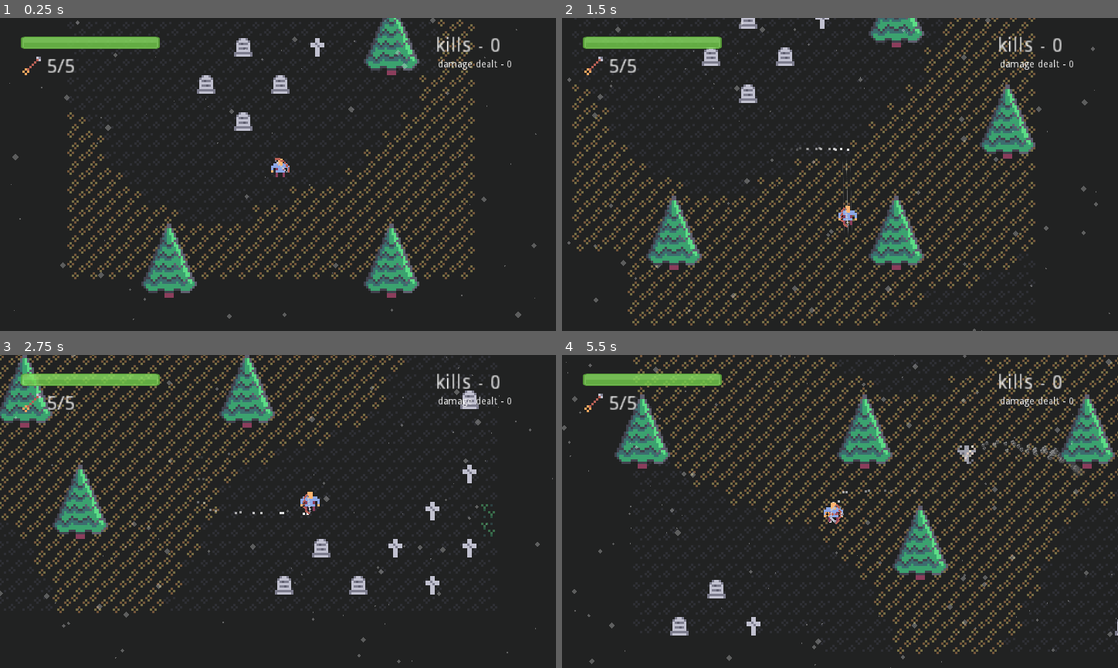
Above: before the commit, frames 1-4 (two rows, left to right).
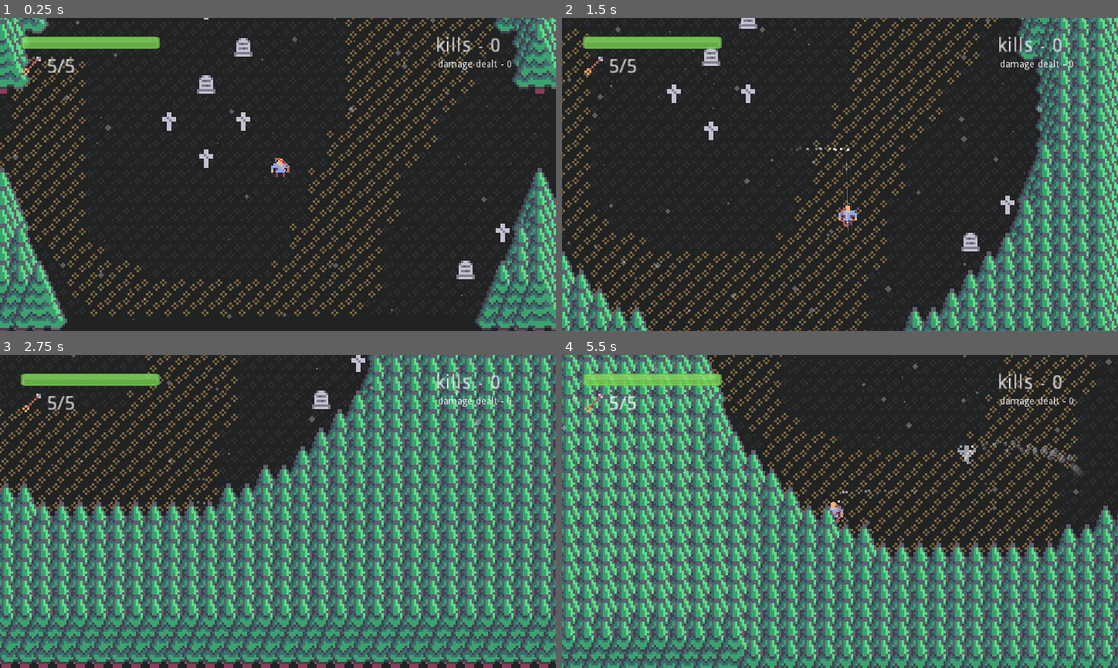
Above: after the commit, the same moments.

Repository: Ariorick/ArcherGame
Game: Godot game, scene res://src/Main.tscn
The game is run twice, just before and just after one commit, with the same random seed, the same clock (stepped at 60 frames per second) and the same inputs.
Inputs (mouse positions are in pixels of both pictures, inside the frame that each line leads up to):
- Up to frame 1 (0.25 s): no input
- Up to frame 2 (1.5 s): move the mouse to (962, 158) at 0.52 s; hold Right (right) 0.53-1.28 s; click (962, 158) at 0.6 s; move the mouse to (728, 190) at 1.27 s; hold Down (down) from 1.28 s (still down); tap Space (dash) at 1.35 s
- Up to frame 3 (2.75 s): move the mouse to (333, 442) at 2.02 s; release Down (down) at 2.03 s; hold Right (right) from 2.03 s (still down); right-click (333, 442) at 2.1 s
- Up to frame 4 (5.5 s): move the mouse to (812, 574) at 2.77 s; release Right (right) at 2.78 s; hold Up (up) 2.78-3.53 s; click (812, 574) at 2.85 s; move the mouse to (1006, 558) at 3.52 s; hold Left (left) 3.53-5.03 s; tap Space (dash) at 3.6 s; move the mouse to (673, 464) at 4.27 s; right-click (673, 464) at 4.35 s; move the mouse to (867, 511) at 5.02 s; hold Down (down) from 5.03 s (still down); click (867, 511) at 5.1 s

The runs differ from the first frame. In frame 1, 21% of the frame differs, in the area x 0-100%, y 0-100%; in frame 2, 32%; in frame 3, 77%; in frame 4, 65%.

Commit message:
refactored level generation, added circle map creator

Diff:
--- a/project.godot
+++ b/project.godot
@@ -19,6 +19,11 @@
 "language": "GDScript",
 "path": "res://src/Enemy/Base/Brain.gd"
 }, {
+"base": "Reference",
+"class": "Circle",
+"language": "GDScript",
+"path": "res://src/MapCreator/Circle.gd"
+}, {
 "base": "Node2D",
 "class": "EnemyAction",
 "language": "GDScript",
@@ -122,6 +127,7 @@
 _global_script_class_icons={
 "Arrow": "",
 "Brain": "",
+"Circle": "",
 "EnemyAction": "",
 "EnemyBase": "",
 "FCT": "",
--- /dev/null
+++ b/src/Level/Background.gd
@@ -0,0 +1,69 @@
+extends TileMap
+
+const YELLOW_CAP = 0.3
+const GRAVE_CAP = -0.3
+const GREEN_CAP = -0.6
+
+var content: TileMap
+var rng = RandomNumberGenerator.new()
+
+var noise
+var secondary_noise
+
+func _ready():
+	prepare_noise()
+
+func generate(from: Vector2, to: Vector2):
+	run_with_noise(from, to, funcref(self, "make_grass_map"))
+	run_with_noise(from, to, funcref(self, "make_graves_map"))
+
+func make_grass_map(x, y, value):
+	if value > YELLOW_CAP:
+		set_cell(x,y,2)
+	else:
+		set_cell(x,y,0)
+
+	if value < GREEN_CAP:
+		set_cell(x,y,1)
+
+func make_graves_map(x, y, value):
+	if value < GRAVE_CAP:
+		var xmod = int(abs(x + int(abs(y)) % 4)) % 4
+		var ymod2 = int(abs(y)) % 2
+		var can_place = xmod + ymod2 == 0
+		if can_place:
+			var random_grave = rng.randi_range(2, 3)
+			content.set_cell(x, y, random_grave)
+
+func run_with_noise(from: Vector2, to: Vector2, generate_fun: FuncRef):
+	for x in range(from.x, to.x):
+		for y in range(from.y, to.y):
+			var value = noise.get_noise_2d(x,y)
+			generate_fun.call_func(x, y, value)
+			update_bitmask_region(from, to)
+
+func run_with_noise2(from: Vector2, to: Vector2, generate_fun: FuncRef):
+	for x in range(from.x, to.x):
+		for y in range(from.y, to.y):
+			var value = noise.get_noise_2d(x,y)
+			var value2 = secondary_noise.get_noise_2d(x,y)
+			generate_fun.call_func(x, y, value, value2)
+			update_bitmask_region(from, to)
+
+func update_regions(from: Vector2, to: Vector2):
+	for child in get_children():
+		child.update_bitmask_region(from, to)
+
+func prepare_noise():
+	randomize()
+	noise = OpenSimplexNoise.new()
+	noise.seed = randi()
+	noise.persistence = 0.7
+	noise.octaves = 1.0
+	noise.period = 12
+	randomize()
+	secondary_noise = OpenSimplexNoise.new()
+	secondary_noise.seed = randi()
+	secondary_noise.persistence = 0.7
+	secondary_noise.octaves = 1.0
+	secondary_noise.period = 12
--- /dev/null
+++ b/src/Level/TreeManager.gd
@@ -0,0 +1,38 @@
+extends Node2D
+
+const PineTree  = preload("res://src/Level/PineTree.tscn")
+
+var content: TileMap
+var circle_map: Array
+
+func generate(from: Vector2, to: Vector2):
+	for x in range(from.x, to.x):
+		for y in range(from.y, to.y):
+			make_trees_circles(x, y)
+
+func make_trees_circles(x, y):
+	var can_place = true
+	for circle in circle_map:
+		if is_in_radius(get_poisiton_for_cell(x, y), circle):
+			can_place = false
+	if can_place:
+		create_tree_at(x, y)
+
+func create_tree_at(x, y):
+	var tree = PineTree.instance()
+	content.add_child(tree)
+	tree.position = get_poisiton_for_cell(x, y)
+
+func is_in_radius(position: Vector2, circle: Circle) -> bool:
+	return position.distance_to(circle.position) < circle.radius
+
+func get_poisiton_for_cell(x, y):
+	return content.cell_size * Vector2(x, y) + content.cell_size * Vector2(0.5, 1)
+
+#func make_trees_map(x, y, value, value2):
+#	if value > TREE_CAP:
+#		var xmod = int(abs(x + int(abs(y)) % 9)) % 12
+#		var ymod = int(abs(y)) % 6
+#		var can_place = xmod + ymod == 0
+#		if can_place:
+#			create_tree_at(x, y)
--- a/src/Level/World.gd
+++ b/src/Level/World.gd
@@ -1,94 +1,17 @@
 extends Node2D
 
-const PineTree  = preload("res://src/Level/PineTree.tscn")
-
-const YELLOW_CAP = 0.3
-const TREE_CAP = 0.0
-const GRAVE_CAP = -0.3
-const GREEN_CAP = -0.6
-
-var rng = RandomNumberGenerator.new()
-
-var noise
-var secondary_noise
 var map_size = Vector2()
 
 func _ready():
-	randomize()
-	noise = OpenSimplexNoise.new()
-	noise.seed = randi()
-	noise.persistence = 0.7
-	noise.octaves = 1.0
-	noise.period = 12
-	randomize()
-	secondary_noise = OpenSimplexNoise.new()
-	secondary_noise.seed = randi()
-	secondary_noise.persistence = 0.7
-	secondary_noise.octaves = 1.0
-	secondary_noise.period = 12
-
-
-#	$Grass.cell_custom_transform = transform
+	$TreeManager.content = $Content
+	$Background.content = $Content
 
 func generate(chunk: Vector2):
 	var from = chunk * map_size
 	var to = (chunk + Vector2(1, 1)) * map_size
-	run_with_noise(from, to, funcref(self, "make_grass_map"))
-	run_with_noise(from, to, funcref(self, "make_graves_map"))
-	run_with_noise2(from, to, funcref(self, "make_trees_map"))
-
-func make_grass_map(x, y, value):
-	if value > YELLOW_CAP:
-		$Grass.set_cell(x,y,2)
-	else:
-		$Grass.set_cell(x,y,0)
-
-	if value < GREEN_CAP:
-		$Grass.set_cell(x,y,1)
-
-func make_graves_map(x, y, value):
-	if value < GRAVE_CAP:
-		var xmod = int(abs(x + int(abs(y)) % 4)) % 4
-		var ymod2 = int(abs(y)) % 2
-		var can_place = xmod + ymod2 == 0
-		if can_place:
-			var random_grave = rng.randi_range(2, 3)
-			$Graves.set_cell(x, y, random_grave)
-
-func make_trees_map(x, y, value, value2):
-	if value > TREE_CAP:
-		var xmod = int(abs(x + int(abs(y)) % 9)) % 12
-		var ymod = int(abs(y)) % 6
-		var can_place = xmod + ymod == 0
-		if can_place:
-			create_tree_at(x, y)
-
-func create_tree_at(x, y):
-	var tree = PineTree.instance()
-	$Graves.add_child(tree)
-	tree.position = get_poisiton_for_cell(x, y)
-
-func run_with_noise(from: Vector2, to: Vector2, generate_fun: FuncRef):
-	for x in range(from.x, to.x):
-		for y in range(from.y, to.y):
-			var value = noise.get_noise_2d(x,y)
-			generate_fun.call_func(x, y, value)
-			$Grass.update_bitmask_region(from, to)
-
-func run_with_noise2(from: Vector2, to: Vector2, generate_fun: FuncRef):
-	for x in range(from.x, to.x):
-		for y in range(from.y, to.y):
-			var value = noise.get_noise_2d(x,y)
-			var value2 = secondary_noise.get_noise_2d(x,y)
-			generate_fun.call_func(x, y, value, value2)
-			$Grass.update_bitmask_region(from, to)
-
-func update_regions(from: Vector2, to: Vector2):
-	for child in get_children():
-		child.update_bitmask_region(from, to)
-
-func get_poisiton_for_cell(x, y):
-	return $Graves.cell_size * Vector2(x, y) + $Graves.cell_size * Vector2(0.5, 1)
+	$Background.generate(from, to)
+	$TreeManager.generate(from, to)
+	$TreeManager.circle_map = $CircleMapCreator.get_map()
 
 func get_player():
-	return $Graves/Player
+	return $Content/Player
--- a/src/Level/World.tscn
+++ b/src/Level/World.tscn
@@ -7,6 +7,9 @@
 [ext_resource path="res://assets/Tiles/tile_0061.png" type="Texture" id=5]
 [ext_resource path="res://assets/Tiles/tile_0107.png" type="Texture" id=6]
 [ext_resource path="res://assets/Tiles/tile_0106.png" type="Texture" id=7]
+[ext_resource path="res://src/MapCreator/CircleMapCreator.tscn" type="PackedScene" id=8]
+[ext_resource path="res://src/Level/TreeManager.gd" type="Script" id=9]
+[ext_resource path="res://src/Level/Background.gd" type="Script" id=10]
 
 [sub_resource type="TileSet" id=1]
 0/name = "tile_0060.png 0"
@@ -85,7 +88,7 @@
 [node name="World" type="Node2D"]
 script = ExtResource( 3 )
 
-[node name="Grass" type="TileMap" parent="."]
+[node name="Background" type="TileMap" parent="."]
 modulate = Color( 1, 1, 1, 0.392157 )
 tile_set = SubResource( 1 )
 cell_size = Vector2( 8, 8 )
@@ -93,12 +96,18 @@
 collision_layer = 2
 collision_mask = 0
 format = 1
+script = ExtResource( 10 )
 
-[node name="Graves" type="TileMap" parent="."]
+[node name="Content" type="TileMap" parent="."]
 z_index = 10
 tile_set = SubResource( 2 )
 cell_size = Vector2( 8, 8 )
 cell_y_sort = true
 format = 1
 
-[node name="Player" parent="Graves" instance=ExtResource( 2 )]
+[node name="Player" parent="Content" instance=ExtResource( 2 )]
+
+[node name="CircleMapCreator" parent="." instance=ExtResource( 8 )]
+
+[node name="TreeManager" type="Node2D" parent="."]
+script = ExtResource( 9 )
--- a/src/Main.gd
+++ b/src/Main.gd
@@ -12,7 +12,7 @@
 	$World.map_size = map_size
 
 #	var camera_zoom = $CameraPosition/Camera2D.zoom
-	var camera_zoom = 0.2
+	var camera_zoom = 0.3
 	var screen_size = get_viewport().size * camera_zoom
 
 	lookaround = Vector2(
--- a/src/Main.tscn
+++ b/src/Main.tscn
@@ -1,5 +1,6 @@
-[gd_scene load_steps=4 format=2]
+[gd_scene load_steps=5 format=2]
 
+[ext_resource path="res://src/MapCreator/CircleMapCreator.tscn" type="PackedScene" id=1]
 [ext_resource path="res://src/Level/World.tscn" type="PackedScene" id=2]
 [ext_resource path="res://src/Main.gd" type="Script" id=3]
 [ext_resource path="res://src/UI/Ui.tscn" type="PackedScene" id=4]
@@ -10,3 +11,7 @@
 [node name="Ui" parent="." instance=ExtResource( 4 )]
 
 [node name="World" parent="." instance=ExtResource( 2 )]
+
+[node name="MapCreator" parent="." instance=ExtResource( 1 )]
+
+[node name="PlayerPosition" type="Node2D" parent="."]
--- /dev/null
+++ b/src/MapCreator/Circle.gd
@@ -0,0 +1,9 @@
+class_name Circle
+
+var id: int
+var position: Vector2
+var radius: float
+
+func _init(position: Vector2, radius: float):
+	self.position = position
+	self.radius = radius
--- /dev/null
+++ b/src/MapCreator/CircleMapCreator.gd
@@ -0,0 +1,36 @@
+extends Node2D
+
+const map_scale := 10.0
+const DEF_SIZE = 12 * map_scale
+const BIG_SIZE = 18 * map_scale
+
+var DEF_DIAGONAL = get_diagonal(DEF_SIZE, DEF_SIZE)
+var DEF_TO_BIG_CENTER = get_def_to_big_center(DEF_SIZE, BIG_SIZE)
+var DEF_TO_BIG_DIAGONAL = get_diagonal(DEF_SIZE, BIG_SIZE)
+
+var testMap = [
+	Circle.new(Vector2(0, 0), DEF_SIZE),
+
+	Circle.new(Vector2(-DEF_DIAGONAL, -DEF_DIAGONAL), DEF_SIZE),
+	Circle.new(Vector2(DEF_DIAGONAL, -DEF_DIAGONAL), DEF_SIZE),
+
+	Circle.new(Vector2(0, -DEF_DIAGONAL * 2 ), DEF_SIZE),
+
+	Circle.new(Vector2(-DEF_DIAGONAL, -DEF_DIAGONAL * 3), DEF_SIZE),
+	Circle.new(Vector2(DEF_DIAGONAL, - DEF_DIAGONAL * 3), DEF_SIZE),
+
+	Circle.new(Vector2(0, -DEF_DIAGONAL * 3 - DEF_TO_BIG_CENTER), BIG_SIZE),
+]
+
+func _ready():
+	$TestView.draw_map(testMap)
+	pass
+
+func get_map() -> Array:
+	return testMap
+
+func get_diagonal(radius1, radius2) -> float:
+	return sqrt(radius1 * radius1 + radius2 * radius2)
+
+func get_def_to_big_center(radius1, radius2) -> float:
+	return sqrt(pow(radius1 + radius2, 2) - pow(DEF_DIAGONAL, 2))
--- /dev/null
+++ b/src/MapCreator/CircleMapCreator.tscn
@@ -0,0 +1,18 @@
+[gd_scene load_steps=3 format=2]
+
+[ext_resource path="res://src/MapCreator/CircleMapCreator.gd" type="Script" id=1]
+[ext_resource path="res://src/MapCreator/TestView.gd" type="Script" id=2]
+
+[node name="MapCreator" type="Node2D"]
+script = ExtResource( 1 )
+
+[node name="TestView" type="Control" parent="."]
+visible = false
+margin_left = 128.656
+margin_top = 88.7662
+margin_right = 215.656
+margin_bottom = 179.766
+script = ExtResource( 2 )
+__meta__ = {
+"_edit_use_anchors_": false
+}
--- /dev/null
+++ b/src/MapCreator/TestView.gd
@@ -0,0 +1,11 @@
+extends Control
+
+var map: Array
+
+# Array of Circles
+func draw_map(map: Array):
+	self.map = map
+
+func _draw():
+	for circle in map:
+		draw_circle(circle.position, circle.radius, Color.aliceblue)
Not shown: 1 places in src/Level/World.tscn that only renumber resources
